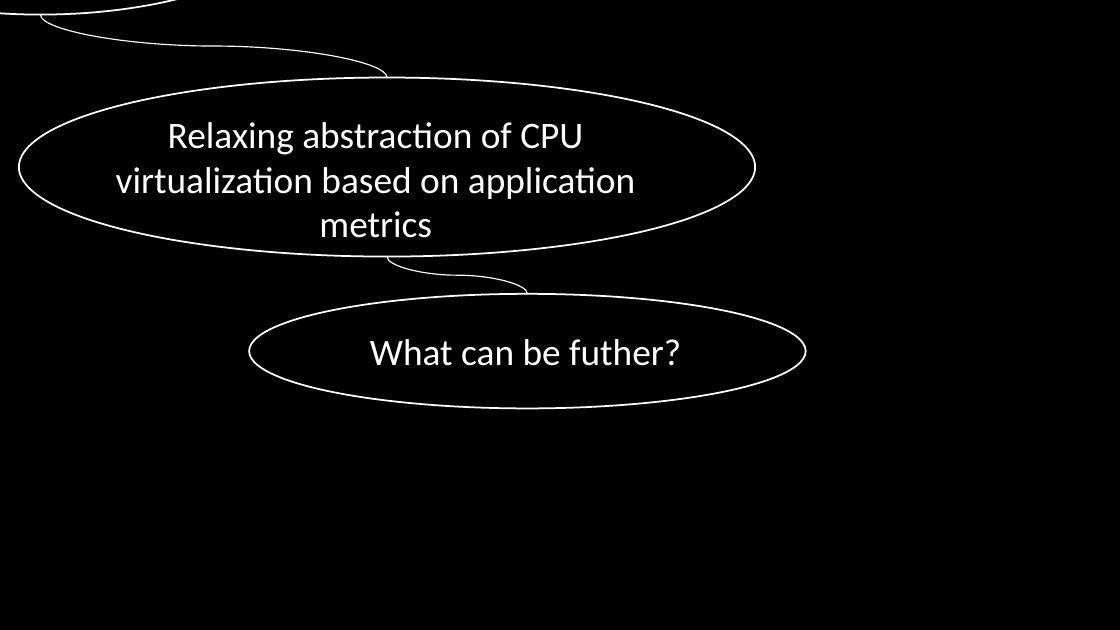
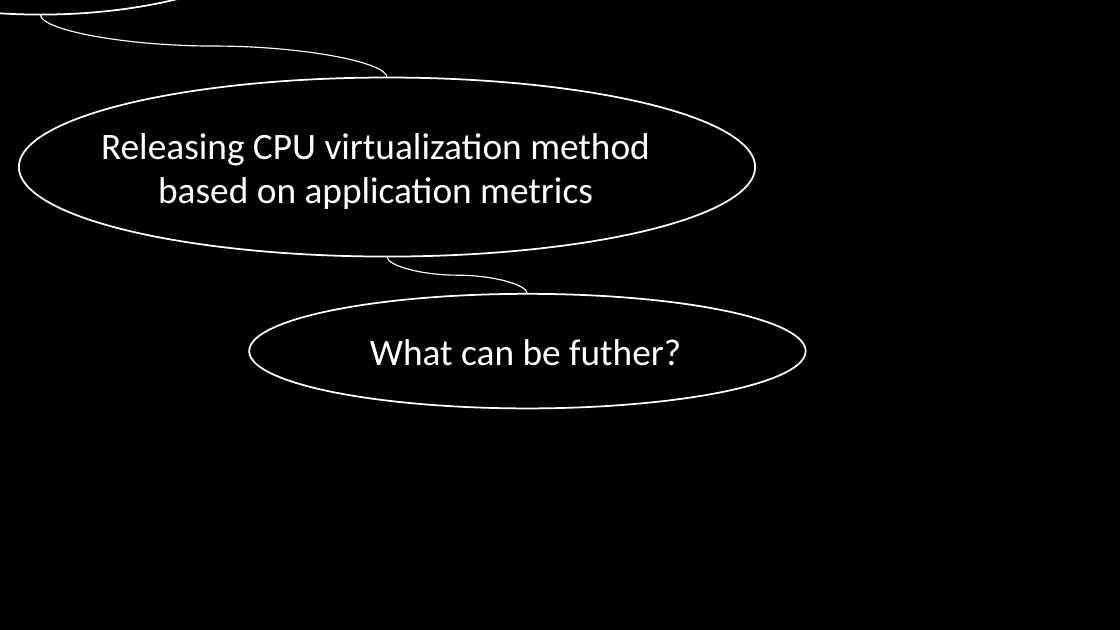
Before and after one commit to minseok127/paper_reviews, a slide deck: slide 26 of operating_system/ghOSt/Shenango.pptx. Drawn at 1120x630 pixels with LibreOffice and Linux fonts; fonts in the diff are those of the drawing. Boxes give left, top, right and bottom in pixels: in the first picture for what was removed or moved away, otherwise in the second. Text is boxed around its words. In the diff, an @@ line names an element or a change of style, - is before the commit and + after.

```diff
--- a/operating_system/ghOSt/Shenango.pptx
+++ b/operating_system/ghOSt/Shenango.pptx
@@ text at (x1=101, y1=133, x2=650, y2=209): text changed @@
-Relaxing abstraction of CPU virtualization based on application metrics
+Releasing CPU virtualization method based on application metrics
```
Also in this commit, not shown: 3 other slides changed, 2 slides added, 1 other file.
